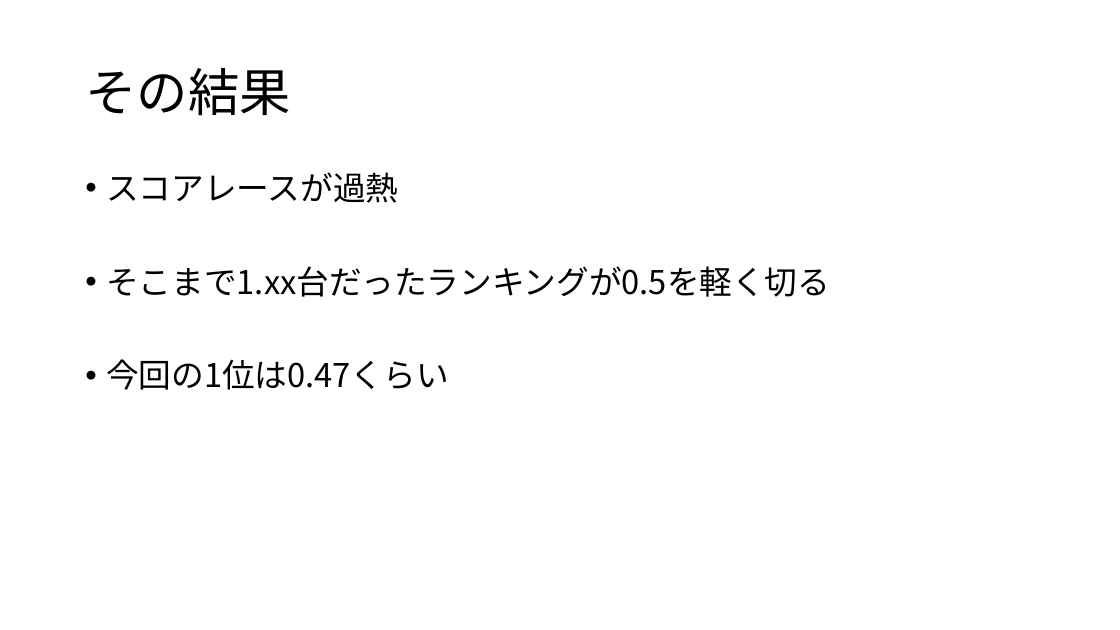
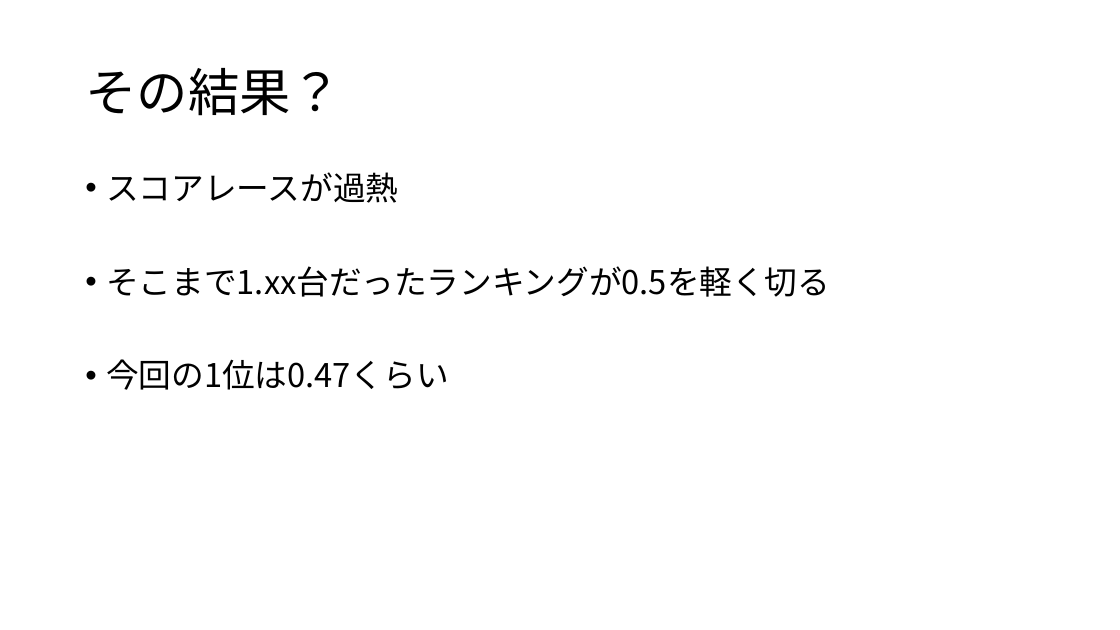
Before and after one commit to 8-u8/Kaggle, a slide deck: slide 19 of Santander/output/caretパッケージを使ったXGBoostのformula型.pptx (slide 16 before the commit). Drawn at 1120x630 pixels with LibreOffice and Linux fonts; fonts in the diff are those of the drawing. Boxes give left, top, right and bottom in pixels: in the first picture for what was removed or moved away, otherwise in the second. Text is boxed around its words. In the diff, an @@ line names an element or a change of style, - is before the commit and + after.

```diff
--- a/Santander/output/caretパッケージを使ったXGBoostのformula型.pptx
+++ b/Santander/output/caretパッケージを使ったXGBoostのformula型.pptx
@@ title at <box>85,68,342,116</box>: text changed @@
-その結果
+その結果？
```
Also in this commit, not shown: 15 other slides changed, 5 slides added, 1 slide removed, 2 other files.
